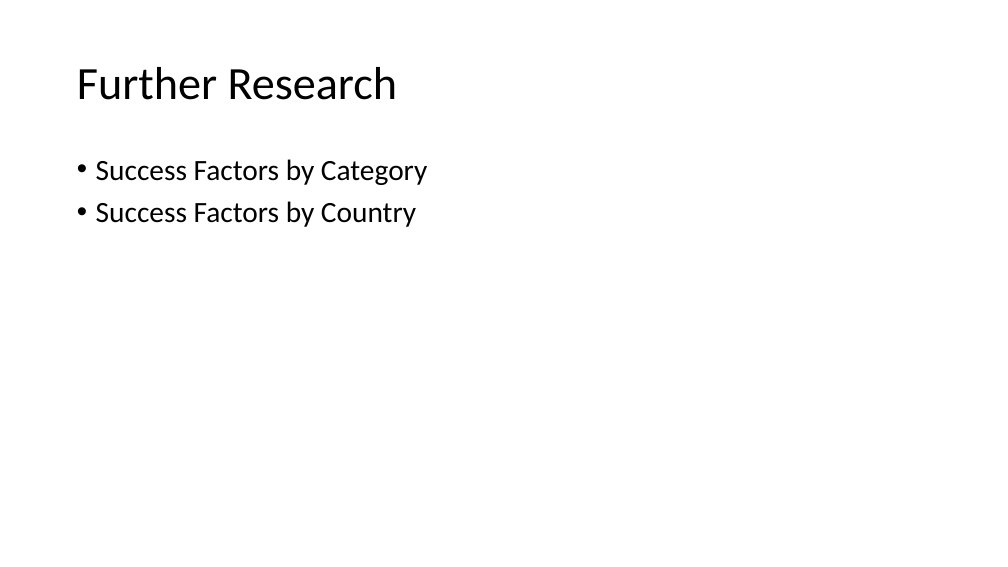
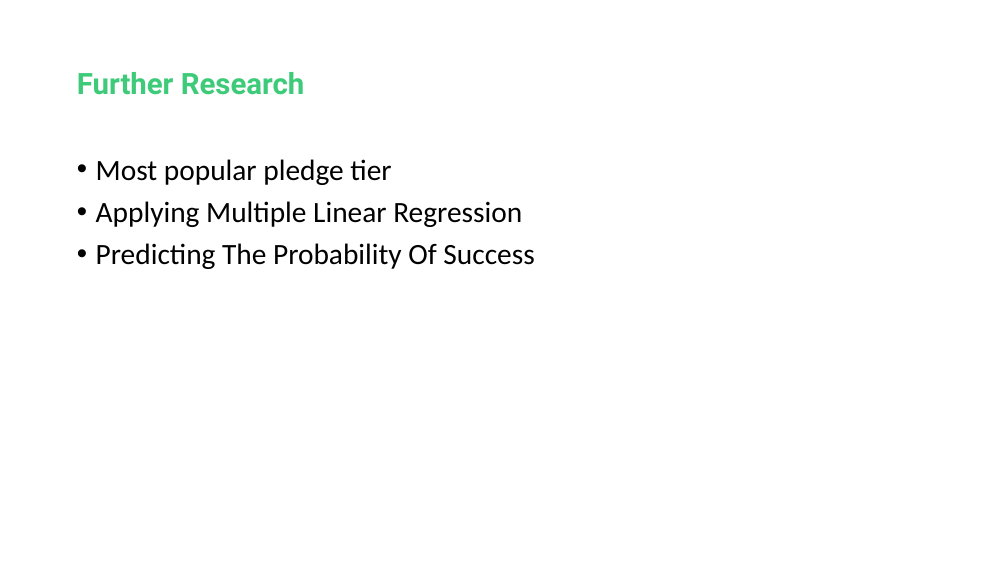
Before and after one commit to Blue0710/KicktraqScraper, a slide deck: slide 18 of ALI HILMI UYSAL_SCRAPING KICKSTARTER.pptx (slide 12 before the commit). Drawn at 1008x567 pixels with LibreOffice and Linux fonts; fonts in the diff are those of the drawing; background and template pictures are left out. Boxes give left, top, right and bottom in pixels: in the first picture for what was removed or moved away, otherwise in the second. Text is boxed around its words. In the diff, an @@ line names an element or a change of style, - is before the commit and + after.

```diff
--- a/ALI HILMI UYSAL_SCRAPING KICKSTARTER.pptx
+++ b/ALI HILMI UYSAL_SCRAPING KICKSTARTER.pptx
@@ title "Further Research" at bbox=[77, 72, 305, 95]: size 44 to 28 pt, font Calibri to Roboto, text colour #000000 to #3DCB7A, bold on @@
@@ text at bbox=[96, 159, 534, 269]: text changed @@
-• Success Factors by Category
-• Success Factors by Country
+• Most popular pledge tier
+• Applying Multiple Linear Regression
+• Predicting The Probability Of Success
```
Also in this commit, not shown: 6 other slides changed, 7 slides added, 1 slide removed, 3 other files.
